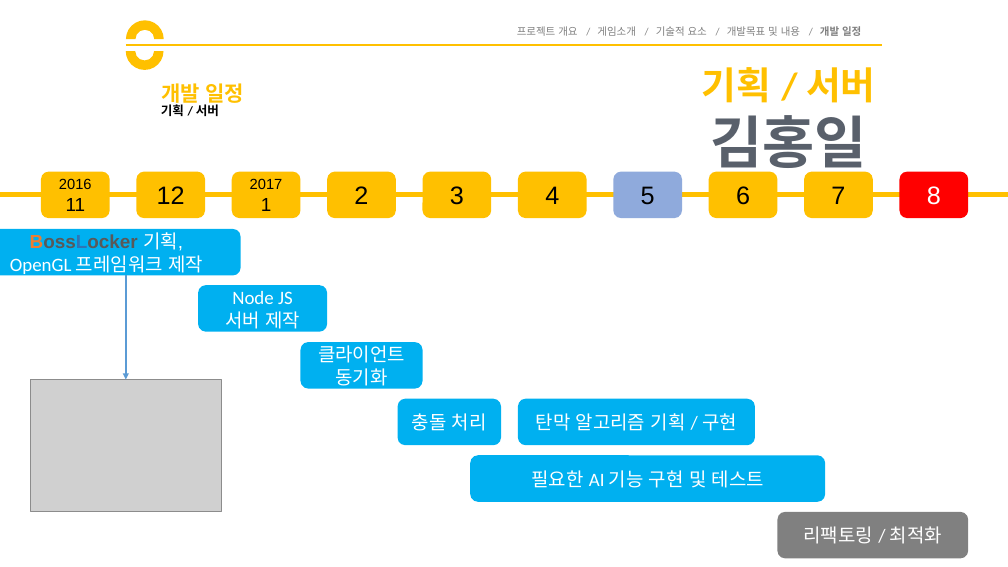
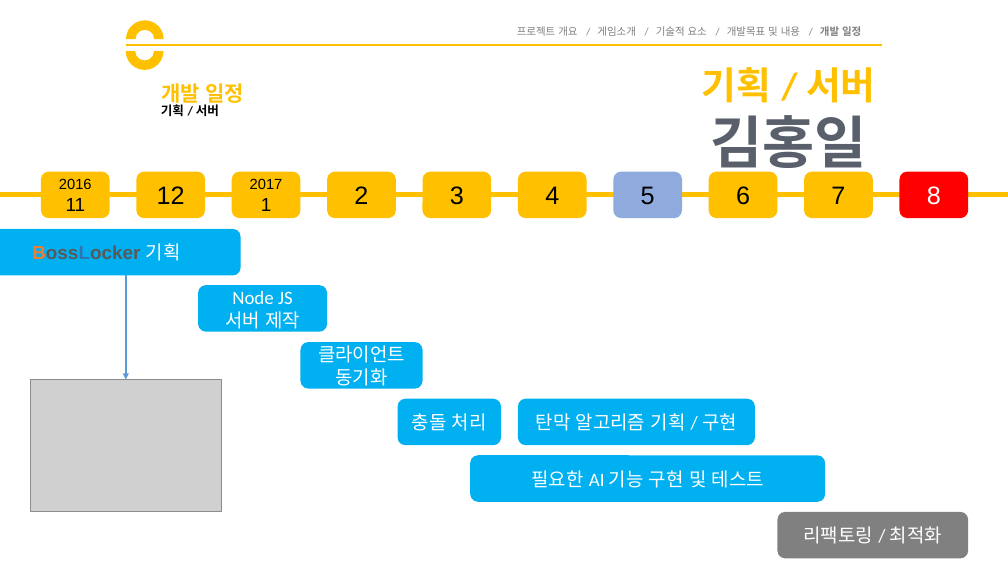
Before and after one commit to goddun/Report, a slide deck: slide 19 of BossLocker_김홍일_양태윤_조소연.pptx (slide 20 before the commit). Drawn at 1008x567 pixels with LibreOffice and Linux fonts; fonts in the diff are those of the drawing; grey boxes stand for pictures. Boxes give left, top, right and bottom in pixels: in the first picture for what was removed or moved away, otherwise in the second. Text is boxed around its words. In the diff, an @@ line names an element or a change of style, - is before the commit and + after.

```diff
--- a/BossLocker_김홍일_양태윤_조소연.pptx
+++ b/BossLocker_김홍일_양태윤_조소연.pptx
@@ text in rounded rectangle at bbox=[32, 243, 181, 261]: text changed; text colour #FFFFFF to #595959; bold on @@
-BossLocker 기획,
-OpenGL 프레임워크 제작
+BossLocker 기획
```
Also in this commit, not shown: 7 other slides changed, 1 slide removed, 2 other files.
